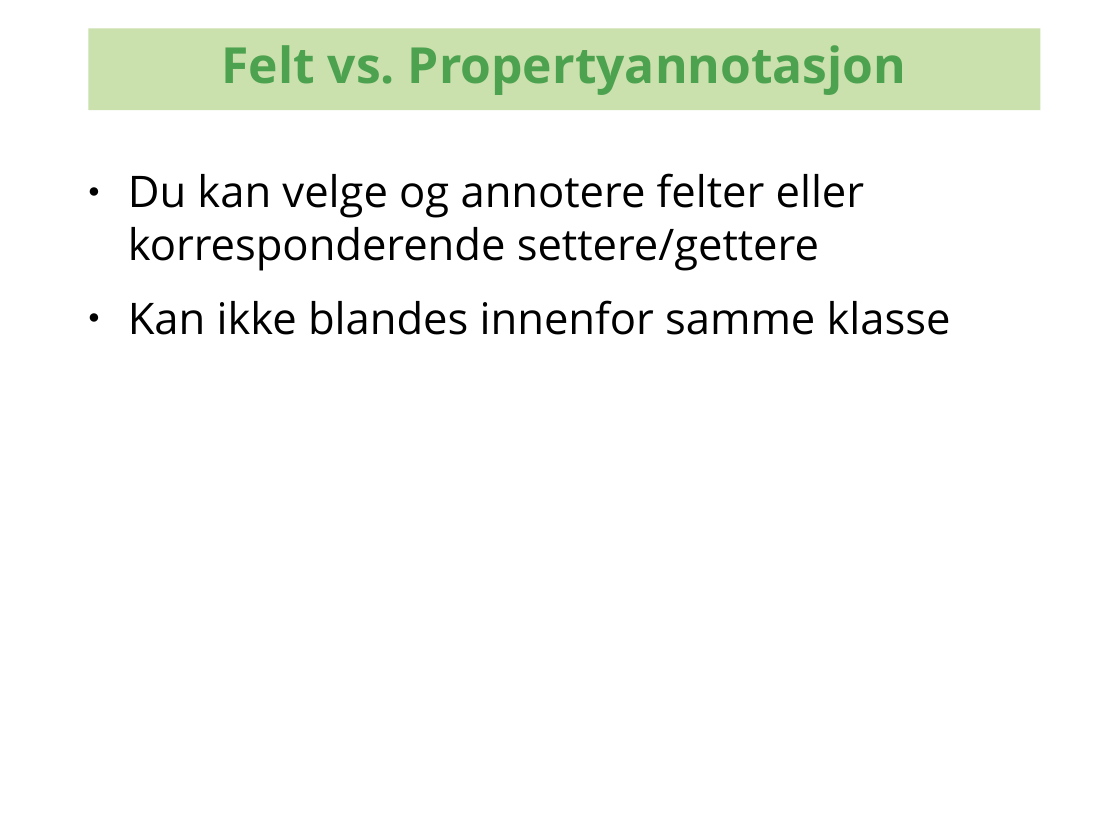
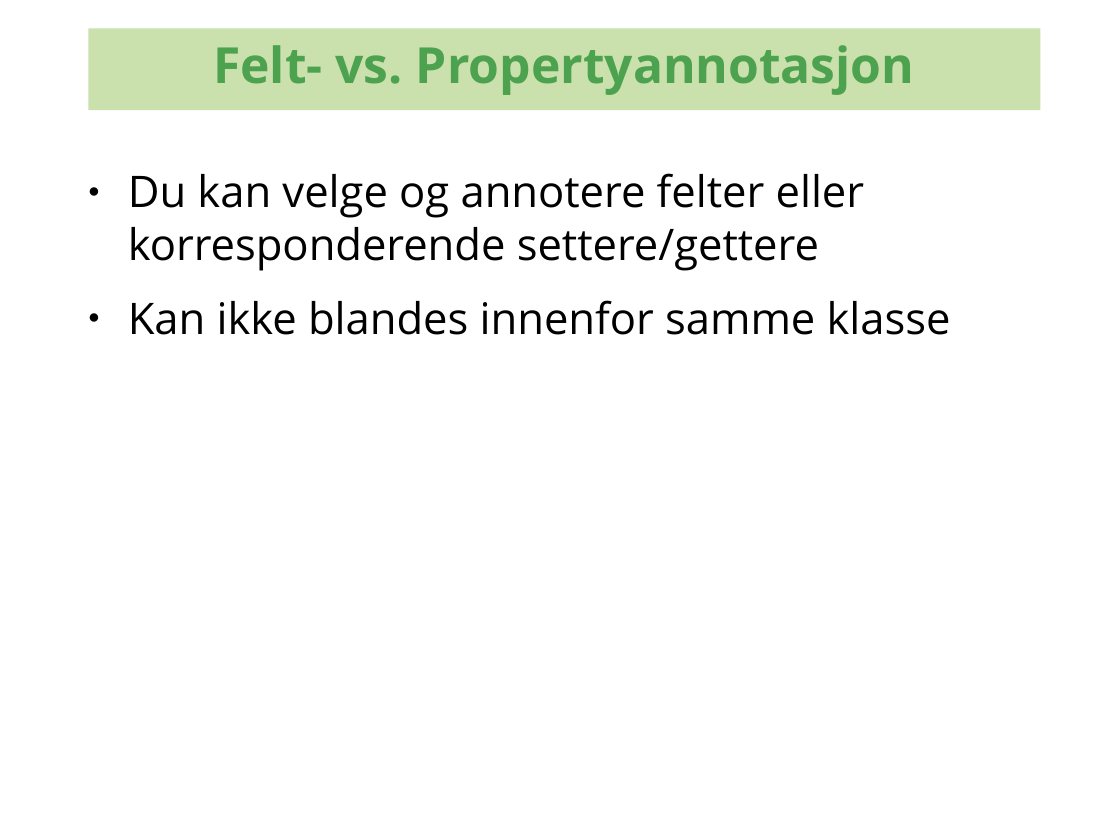
Before and after one commit to kenglxn/seam-maven-refimpl, a slide deck: slide 8 of sandbox/loo/jpa-continued/jpa-continued.odp. Drawn at 1120x840 pixels with LibreOffice and Linux fonts; fonts in the diff are those of the drawing; background and template pictures are left out. Boxes give left, top, right and bottom in pixels: in the first picture for what was removed or moved away, otherwise in the second. Text is boxed around its words. In the diff, an @@ line names an element or a change of style, - is before the commit and + after.

```diff
--- a/sandbox/loo/jpa-continued/jpa-continued.odp
+++ b/sandbox/loo/jpa-continued/jpa-continued.odp
@@ text in rectangle at box(213, 45, 915, 95): text changed @@
-Felt vs. Propertyannotasjon
+Felt- vs. Propertyannotasjon
```
Also in this commit, not shown: 3 other slides changed, 15 slides added.
